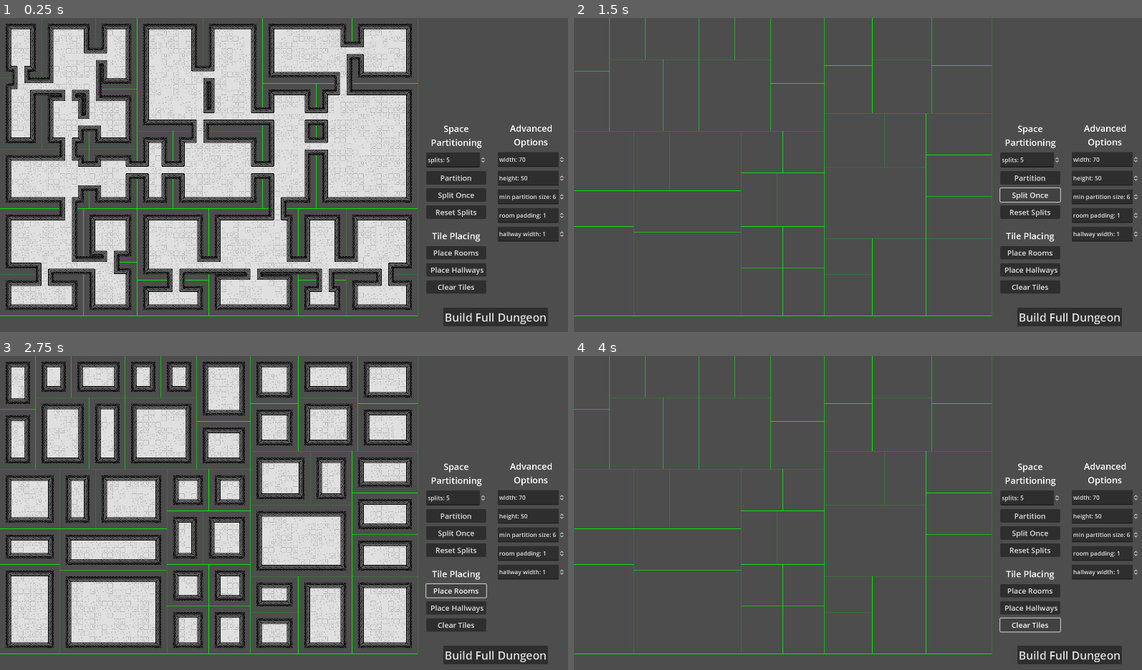
Above: before the commit, frames 1-4 (two rows, left to right).
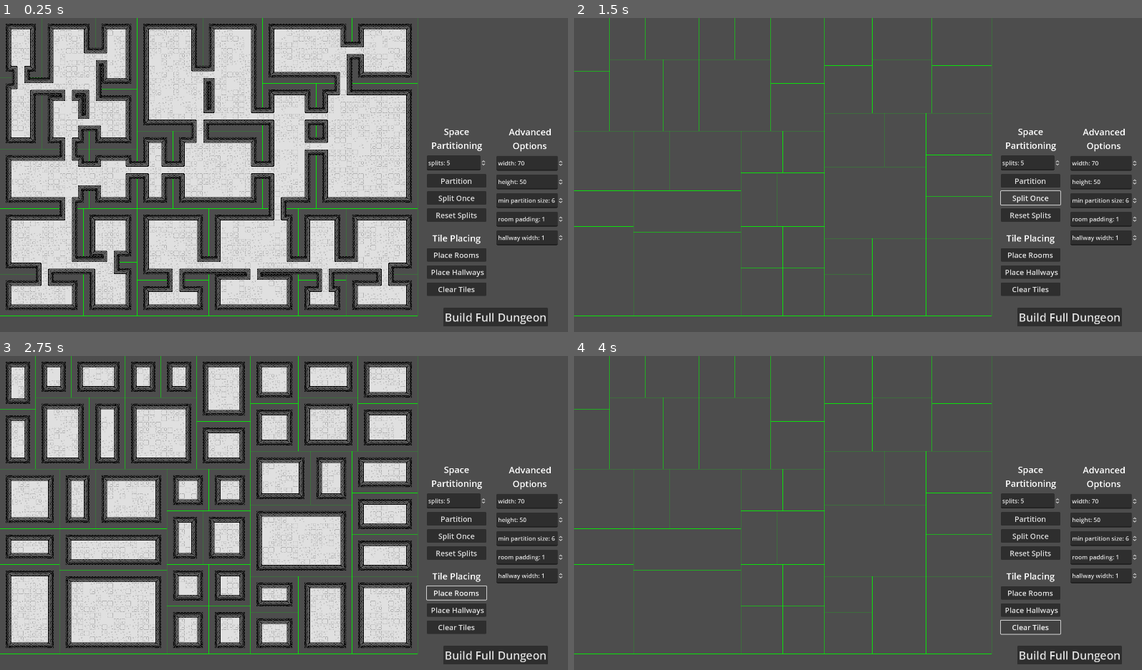
Above: after the commit, the same moments.

Repository: IanLum/Procedural-Dungeon-Generation
Game: Godot game, scene res://main.tscn
The game is run twice, just before and just after one commit, with the same random seed, the same clock (stepped at 60 frames per second) and the same inputs.
Inputs:
- Up to frame 1 (0.25 s): no input
- Up to frame 2 (1.5 s): click "Partition" at 0.5 s; click "Split Once" at 1.25 s
- Up to frame 3 (2.75 s): click "Place Rooms" at 2 s
- Up to frame 4 (4 s): click "Place Hallways" at 2.75 s; click "Clear Tiles" at 3.5 s

The runs differ from the first frame. In frame 1, 4.2% of the frame differs, in the area x 75-100%, y 33-89%; in frame 2, 4.2%; in frame 3, 4.3%; in frame 4, 4.3%, in the area x 74-100%, y 33-89%.

Commit message:
anchor to bottom right

Diff:
--- a/main.tscn
+++ b/main.tscn
@@ -11,10 +11,17 @@
 [node name="CanvasLayer" type="CanvasLayer" parent="."]
 
 [node name="SpacePartitioning" type="VBoxContainer" parent="CanvasLayer"]
-offset_left = 1143.0
-offset_top = 280.0
-offset_right = 1303.0
-offset_bottom = 542.0
+anchors_preset = 3
+anchor_left = 1.0
+anchor_top = 1.0
+anchor_right = 1.0
+anchor_bottom = 1.0
+offset_left = -392.0
+offset_top = -576.0
+offset_right = -232.0
+offset_bottom = -314.0
+grow_horizontal = 0
+grow_vertical = 0
 theme_override_constants/separation = 10
 
 [node name="Label" type="Label" parent="CanvasLayer/SpacePartitioning"]
@@ -46,10 +53,17 @@
 text = "Reset Splits"
 
 [node name="TilePlacing" type="VBoxContainer" parent="CanvasLayer"]
-offset_left = 1143.0
-offset_top = 568.0
-offset_right = 1303.0
-offset_bottom = 743.0
+anchors_preset = 3
+anchor_left = 1.0
+anchor_top = 1.0
+anchor_right = 1.0
+anchor_bottom = 1.0
+offset_left = -392.0
+offset_top = -290.0
+offset_right = -232.0
+offset_bottom = -115.0
+grow_horizontal = 0
+grow_vertical = 0
 theme_override_constants/separation = 10
 
 [node name="Label" type="Label" parent="CanvasLayer/TilePlacing"]
@@ -74,10 +88,17 @@
 text = "Clear Tiles"
 
 [node name="Advanced" type="VBoxContainer" parent="CanvasLayer"]
-offset_left = 1334.0
-offset_top = 279.0
-offset_right = 1514.0
-offset_bottom = 603.0
+anchors_preset = 3
+anchor_left = 1.0
+anchor_top = 1.0
+anchor_right = 1.0
+anchor_bottom = 1.0
+offset_left = -205.0
+offset_top = -575.0
+offset_right = -25.0
+offset_bottom = -251.0
+grow_horizontal = 0
+grow_vertical = 0
 theme_override_constants/separation = 10
 
 [node name="Label" type="Label" parent="CanvasLayer/Advanced"]
